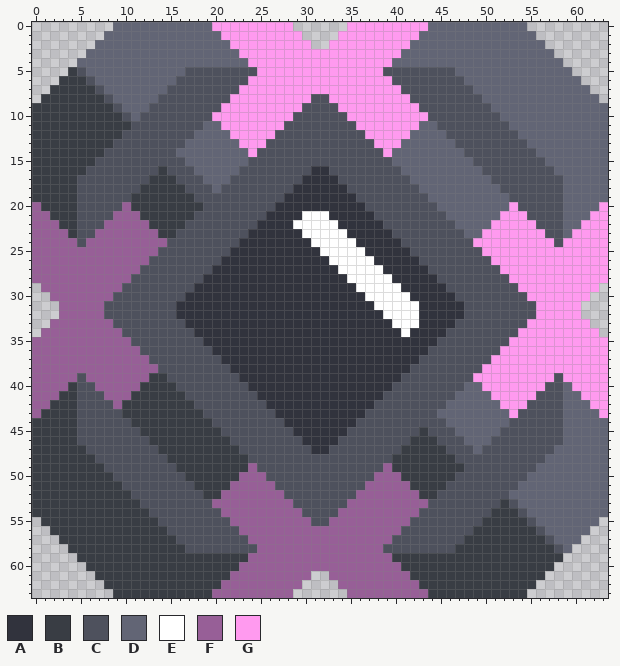
Pixel-art sprite, stored at sprites/blocks/production/sodium-soaker-preview.png. The picture above is the old version.
The file is 64x64 pixels.
Palette (. is transparent): A #31333d  B #393d44  C #4e515d  D #626575  E #ffffff  F #975f97  G #ff9aef
Pixels before, first column x 0:
 0 .........DDDDDDDDDDDGGGGGGGGG......GGGGGGGGGDDDDDDDDDDD.........
 1 ........DDDDDDDDDDDDDGGGGGGGGG....GGGGGGGGGDDDDDDDDDDDDD........
 2 .......DDDDDDDDDDDDDDDGGGGGGGGG..GGGGGGGGGDDDDDDDDDDDDDDD.......
 3 ......DDDDDDDDDDDDDDDDDGGGGGGGGGGGGGGGGGGDDDDDDDDDDDDDDDDD......
 4 .....DDDDDDDDDDDDDDDDDDDGGGGGGGGGGGGGGGGDDDDDDDDDDDDDDDDDDD.....
 5 ....BCDDDDDDDDDDDCCCCCCCCGGGGGGGGGGGGGGCCCCCCCCDDDDDDDDDDDDD....
 6 ...BBBCDDDDDDDDDCCCCCCCCGGGGGGGGGGGGGGGGCCCCCCCCDDDDDDDDDDDDD...
 7 ..BBBBBCDDDDDDDCCCCCCCCGGGGGGGGGGGGGGGGGGCCCCCCCCDDDDDDDDDDDDD..
 8 .BBBBBBBCDDDDDCCCCCCCCGGGGGGGGGCCGGGGGGGGGCCCCCCCCDDDDDDDDDDDDD.
 9 BBBBBBBBBCDDDCCCCCCCCGGGGGGGGGCCCCGGGGGGGGGCCCCCCCCDDDDDDDDDDDDD
10 BBBBBBBBBBCDCCCCCCCCGGGGGGGGGCCCCCCGGGGGGGGGCCCCCCCCDDDDDDDDDDDD
11 BBBBBBBBBBBCCCCCCCCDDGGGGGGGCCCCCCCCGGGGGGGDDCCCCCCCCDDDDDDDDDDD
12 BBBBBBBBBBCCCCCCCCDDDDGGGGGCCCCCCCCCCGGGGGDDDDCCCCCCCCDDDDDDDDDD
13 BBBBBBBBBCCCCCCCCDDDDDDGGGCCCCCCCCCCCCGGGDDDDDDCCCCCCCCDDDDDDDDD
14 BBBBBBBBCCCCCCCCDDDDDDDDGCCCCCCCCCCCCCCGDDDDDDDDCCCCCCCCDDDDDDDD
15 BBBBBBBCCCCCCCCCCDDDDDDDCCCCCCCCCCCCCCCCDDDDDDDDDCCCCCCCCDDDDDDD
16 BBBBBBCCCCCCCCBCCCDDDDDCCCCCCCCAACCCCCCCCDDDDDDDDDCCCCCCCCDDDDDD
17 BBBBBCCCCCCCCBBBCCCDDDCCCCCCCCAAAACCCCCCCCDDDDDDDDDCCCCCCCCDDDDD
18 BBBBBCCCCCCCBBBBBCCCDCCCCCCCCAAAAAACCCCCCCCDDDDDDDDDCCCCCCCDDDDD
19 BBBBBCCCCCCBBBBBBBCCCCCCCCCCAAAAAAAACCCCCCCCDDDDDDDDDCCCCCCDDDDD
20 FBBBBCCCCCFBBBBBBBBCCCCCCCCAAAAAAAAAACCCCCCCCDDDDDDDDGCCCCCDDDDG
21 FFBBBCCCCFFFBBBBBBCCCCCCCCAAAAEEEAAAAACCCCCCCCDDDDDDGGGCCCCDDDGG
22 FFFBBCCCFFFFFBBBBCCCCCCCCAAAAEEEEEAAAAACCCCCCCCDDDDGGGGGCCCDDGGG
23 FFFFBCCFFFFFFFBBCCCCCCCCAAAAAAEEEEEAAAAACCCCCCCCDDGGGGGGGCCDGGGG
24 FFFFFCFFFFFFFFFCCCCCCCCAAAAAAAAEEEEEAAAAACCCCCCCCGGGGGGGGGCGGGGG
25 FFFFFFFFFFFFFFCCCCCCCCAAAAAAAAAAEEEEEAAAAACCCCCCCCGGGGGGGGGGGGGG
26 FFFFFFFFFFFFFCCCCCCCCAAAAAAAAAAAAEEEEEAAAAACCCCCCCCGGGGGGGGGGGGG
27 FFFFFFFFFFFFCCCCCCCCAAAAAAAAAAAAAAEEEEEAAAAACCCCCCCCGGGGGGGGGGGG
28 FFFFFFFFFFFCCCCCCCCAAAAAAAAAAAAAAAAEEEEEAAAAACCCCCCCCGGGGGGGGGGG
29 .FFFFFFFFFCCCCCCCCAAAAAAAAAAAAAAAAAAEEEEEAAAAACCCCCCCCGGGGGGGGG.
30 ..FFFFFFFCCCCCCCCAAAAAAAAAAAAAAAAAAAAEEEEEAAAAACCCCCCCCGGGGGGG..
31 ...FFFFFCCCCCCCCAAAAAAAAAAAAAAAAAAAAAAEEEEEAAAAACCCCCCCCGGGGG...
32 ...FFFFFCCCCCCCCAAAAAAAAAAAAAAAAAAAAAAAEEEEAAAAACCCCCCCCGGGGG...
33 ..FFFFFFFCCCCCCCCAAAAAAAAAAAAAAAAAAAAAAAEEEAAAACCCCCCCCGGGGGGG..
34 .FFFFFFFFFCCCCCCCCAAAAAAAAAAAAAAAAAAAAAAAEAAAACCCCCCCCGGGGGGGGG.
35 FFFFFFFFFFFCCCCCCCCAAAAAAAAAAAAAAAAAAAAAAAAAACCCCCCCCGGGGGGGGGGG
36 FFFFFFFFFFFFCCCCCCCCAAAAAAAAAAAAAAAAAAAAAAAACCCCCCCCGGGGGGGGGGGG
37 FFFFFFFFFFFFFCCCCCCCCAAAAAAAAAAAAAAAAAAAAAACCCCCCCCGGGGGGGGGGGGG
38 FFFFFFFFFFFFFFCCCCCCCCAAAAAAAAAAAAAAAAAAAACCCCCCCCGGGGGGGGGGGGGG
39 FFFFFCFFFFFFFBBCCCCCCCCAAAAAAAAAAAAAAAAAACCCCCCCCGGGGGGGGGCGGGGG
40 FFFFBCCFFFFFBBBBCCCCCCCCAAAAAAAAAAAAAAAACCCCCCCCDDGGGGGGGCCDGGGG
41 FFFBBCCCFFFBBBBBBCCCCCCCCAAAAAAAAAAAAAACCCCCCCCDDDDGGGGGCCCDDGGG
42 FFBBBCCCCFBBBBBBBBCCCCCCCCAAAAAAAAAAAACCCCCCCCDDDDDDGGGCCCCDDDGG
43 FBBBBCCCCCBBBBBBBBBCCCCCCCCAAAAAAAAAACCCCCCCCDDDDDDDDGCCCCCDDDDG
44 BBBBBCCCCCCBBBBBBBBBCCCCCCCCAAAAAAAACCCCCCCCCCDDDDDDDCCCCCCDDDDD
45 BBBBBCCCCCCCBBBBBBBBBCCCCCCCCAAAAAACCCCCCCCBCCCDDDDDCCCCCCCDDDDD
46 BBBBBCCCCCCCCBBBBBBBBBCCCCCCCCAAAACCCCCCCCBBBCCCDDDCCCCCCCCDDDDD
47 BBBBBBCCCCCCCCBBBBBBBBBCCCCCCCCAACCCCCCCCBBBBBCCCDCCCCCCCCDDDDDD
48 BBBBBBBCCCCCCCCBBBBBBBBBCCCCCCCCCCCCCCCCBBBBBBBCCCCCCCCCCDDDDDDD
49 BBBBBBBBCCCCCCCCBBBBBBBBFCCCCCCCCCCCCCCFBBBBBBBBCCCCCCCCDDDDDDDD
50 BBBBBBBBBCCCCCCCCBBBBBBFFFCCCCCCCCCCCCFFFBBBBBBCCCCCCCCDDDDDDDDD
51 BBBBBBBBBBCCCCCCCCBBBBFFFFFCCCCCCCCCCFFFFFBBBBCCCCCCCCDDDDDDDDDD
52 BBBBBBBBBBBCCCCCCCCBBFFFFFFFCCCCCCCCFFFFFFFBBCCCCCCCCDDDDDDDDDDD
53 BBBBBBBBBBBBCCCCCCCCFFFFFFFFFCCCCCCFFFFFFFFFCCCCCCCCBCDDDDDDDDDD
54 BBBBBBBBBBBBBCCCCCCCCFFFFFFFFFCCCCFFFFFFFFFCCCCCCCCBBBCDDDDDDDDD
55 .BBBBBBBBBBBBBCCCCCCCCFFFFFFFFFCCFFFFFFFFFCCCCCCCCBBBBBCDDDDDDD.
56 ..BBBBBBBBBBBBBCCCCCCCCFFFFFFFFFFFFFFFFFFCCCCCCCCBBBBBBBCDDDDD..
57 ...BBBBBBBBBBBBBCCCCCCCCFFFFFFFFFFFFFFFFCCCCCCCCBBBBBBBBBCDDD...
58 ....BBBBBBBBBBBBBCCCCCCCCFFFFFFFFFFFFFFCCCCCCCCBBBBBBBBBBBCD....
59 .....BBBBBBBBBBBBBBBBBBBFFFFFFFFFFFFFFFFBBBBBBBBBBBBBBBBBBB.....
60 ......BBBBBBBBBBBBBBBBBFFFFFFFFFFFFFFFFFFBBBBBBBBBBBBBBBBB......
61 .......BBBBBBBBBBBBBBBFFFFFFFFF..FFFFFFFFFBBBBBBBBBBBBBBB.......
62 ........BBBBBBBBBBBBBFFFFFFFFF....FFFFFFFFFBBBBBBBBBBBBB........
63 .........BBBBBBBBBBBFFFFFFFFF......FFFFFFFFFBBBBBBBBBBB.........
After the commit:
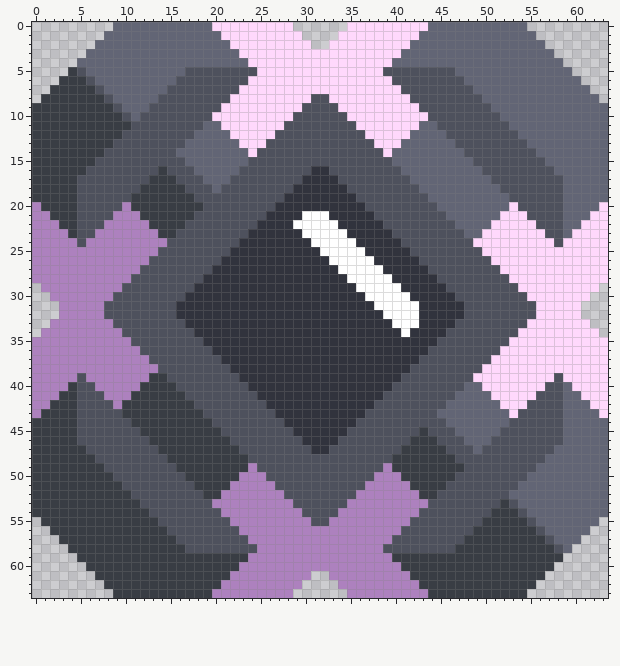
The edit:
{"colour":"F","old":"#975f97","new":"#ad81be"}
{"colour":"G","old":"#ff9aef","new":"#ffd8fc"}
